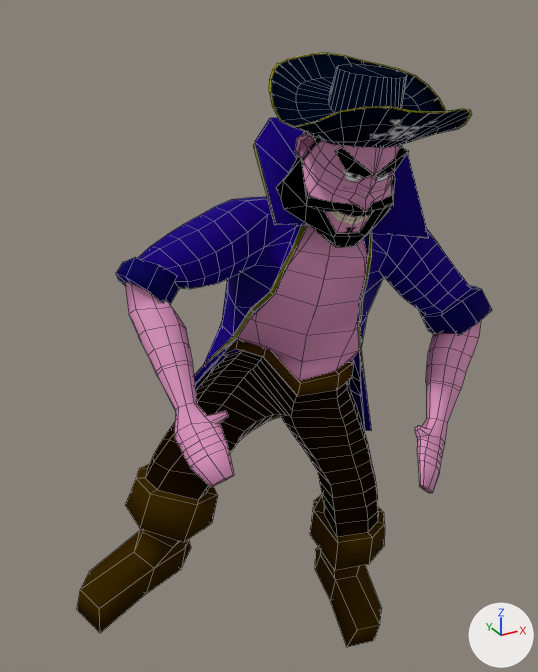
Renders of the OBJ model assets/Animacion/Pirata/Celebracion/PirataCelebracion_000177.obj from each side of a commit.
Rendered twice from a camera (50 mm lens) standing at (-3.74, -6.6, 7.64) and looking at (0.02, 0.24, 4.22). The lights are fixed; the arrows at lower right show +X, +Y and +Z. Mesh edges are drawn as thin lines. Where no turn or scale is listed for an object, it has been applied to the vertices.

Names of what the first picture shows: 'Pirata_PirataH'.
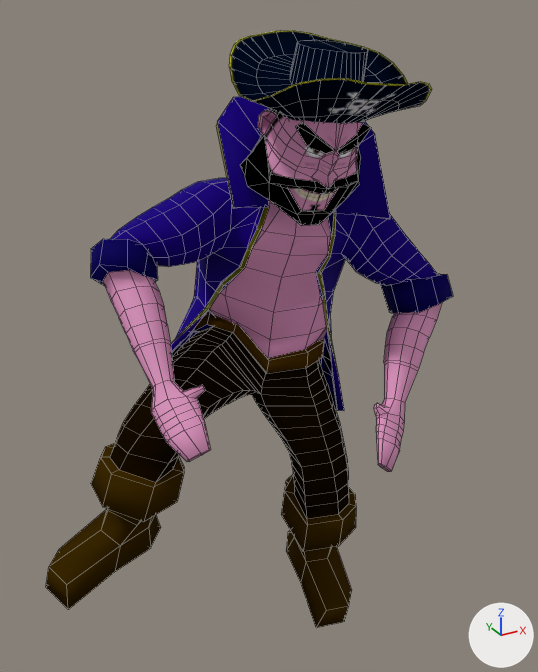
Edits to the scene script, one JSON object a line:
```json
{"block": "me_pirata_piratah", "where": "# used by ob_pirata_piratah; location = (0.0, 0.0, 0.0)"}
{"op": "remove", "block": "me_pirata_piratah", "code": "me_pirata_piratah.from_pydata(...)  # 1340 vertices, 1341 faces; spans x -2.52..2.44, y -1.81..1.31, z -0.14..7.24"}
{"op": "add", "block": "me_pirata_piratah", "code": "me_pirata_piratah.from_pydata(...)  # 1340 vertices, 1341 faces; spans x -2.73..2.29, y -1.38..1.85, z -0.21..7.44"}
{"block": "me_pirata_piratah", "change": "me_pirata_piratah part 1: the loose piece of 216 vertices spanning x -0.43..1.41, y -1.81..0.08, z 6.32..7.24 is scaled about its middle by 1.04, then moved by (-0.12, 0.47, 0.18)"}
{"block": "me_pirata_piratah", "change": "me_pirata_piratah part 2: 1124 of 1340 vertices moved; they spanned x -2.52..2.44, y -1.58..1.31, z -0.14..6.97 and now span x -2.73..2.29, y -1.13..1.85, z -0.21..7.15; mean shift (-0.13, 0.5, 0.1); largest move (-0.21, 1.0, 4.12) -> (-0.22, 1.69, 4.27)"}
```

Changed parts and their boxes (x1, y1, x2, y2) in the pictures (538 x 672 px; the box of a moved part takes in the faces that stretch with it):
```json
{"object": "Pirata_PirataH", "change": "reshaped", "before": [77, 53, 492, 647], "after": [46, 30, 453, 628]}
{"part": 1, "of": "me_pirata_piratah", "change": "moved or reshaped", "before": [269, 53, 472, 148], "after": [229, 30, 431, 124]}
{"part": 2, "of": "me_pirata_piratah", "change": "moved or reshaped", "before": [77, 118, 492, 647], "after": [46, 97, 453, 628]}
```
